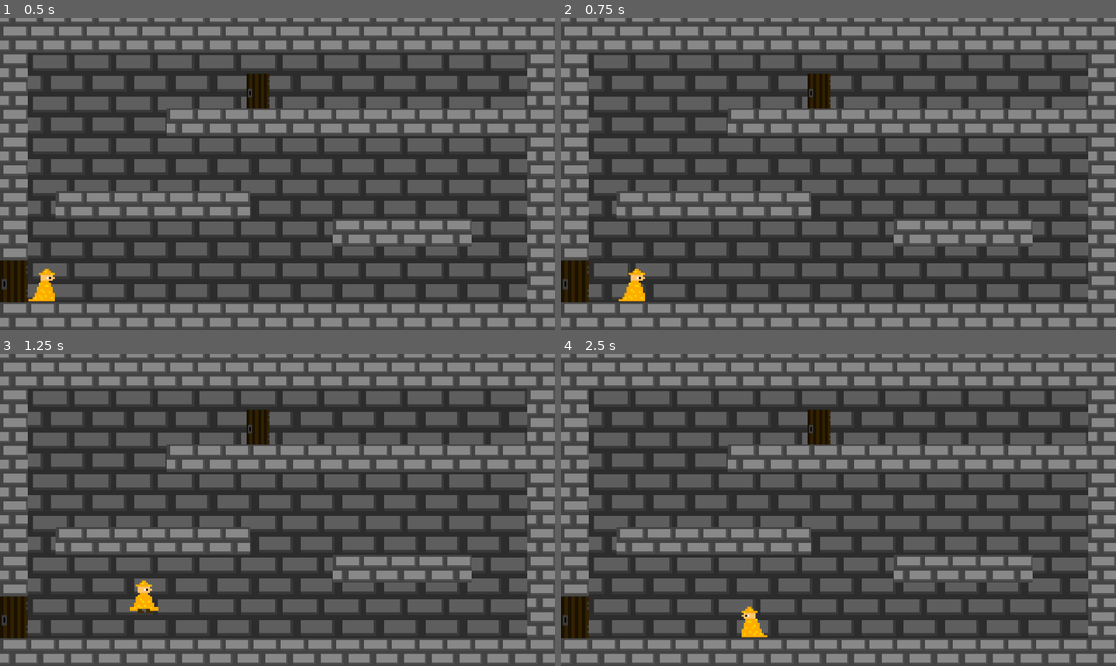
Above: before the commit, frames 1-4 (two rows, left to right).
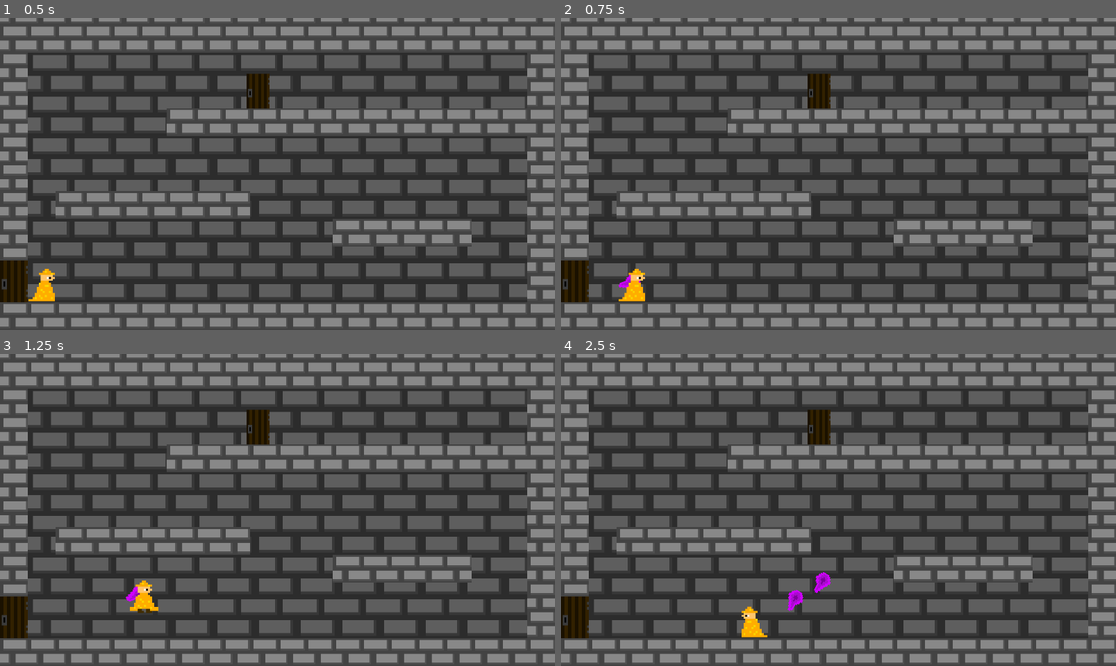
Above: after the commit, the same moments.

Repository: Gplayer128/Bouncemancer
Game: Godot game, scene res://Scenes/level2.tscn
The game is run twice, just before and just after one commit, with the same random seed, the same clock (stepped at 60 frames per second) and the same inputs. This scene is started directly instead of the project's main scene.
Inputs (mouse positions are in pixels of both pictures, inside the frame that each line leads up to):
- Up to frame 1 (0.5 s): no input
- Up to frame 2 (0.75 s): tap Enter at 0.5 s; move the mouse to (960, 158) at 0.52 s; hold D (right) from 0.53 s (still down); hold 1 (1) from 0.53 s (still down); click (960, 158) at 0.67 s
- Up to frame 3 (1.25 s): keep holding D (right); keep holding 1 (1); tap Space (jump) at 0.77 s; tap 2 (2) at 0.8 s
- Up to frame 4 (2.5 s): move the mouse to (727, 525) at 1.27 s; release 1 (1) at 1.28 s; tap 2 (2) at 1.35, 2.3 s; click (727, 525) at 1.42 s; tap Space (jump) at 1.52 s; tap 1 (1) at 1.55 s; move the mouse to (894, 441) at 2.02 s; release D (right) at 2.03 s; hold A (left) from 2.03 s (still down); hold 1 (1) from 2.03 s (still down); click (894, 441) at 2.17 s

Frame 1 is identical in both runs. In frame 2, less than 0.1% of the frame differs, in the area x 10-15%, y 82-87%; in frame 3, less than 0.1%; in frame 4, 0.3%, in the area x 40-49%, y 69-83%.

Commit message:
max trampo

Diff:
--- a/Scenes/level1.tscn
+++ b/Scenes/level1.tscn
@@ -1,6 +1,5 @@
 [gd_scene format=4 uid="uid://bhs4xchw0kadu"]
 
-[ext_resource type="Script" uid="uid://cth14aj725md7" path="res://Scripts/level_1.gd" id="1_bs12r"]
 [ext_resource type="Texture2D" uid="uid://bnwj8oeif0gl" path="res://Assets/brick_wall.png" id="1_c5erv"]
 [ext_resource type="Texture2D" uid="uid://cs8jsqkevcvtg" path="res://Assets/cracked_brick.png" id="2_didp7"]
 [ext_resource type="Texture2D" uid="uid://crf8dt0sdv0jh" path="res://Assets/background.png" id="2_lyd6k"]
@@ -52,7 +51,6 @@
 [sub_resource type="Theme" id="Theme_bs12r"]
 
 [node name="level1" type="Node2D" unique_id=490043751]
-script = ExtResource("1_bs12r")
 
 [node name="Node" type="Node" parent="." unique_id=1489354867]
 
--- a/Scenes/level2.tscn
+++ b/Scenes/level2.tscn
@@ -1,7 +1,6 @@
 [gd_scene format=4 uid="uid://62mx1tik0nlr"]
 
 [ext_resource type="Texture2D" uid="uid://bnwj8oeif0gl" path="res://Assets/brick_wall.png" id="1_1k4by"]
-[ext_resource type="Script" uid="uid://hblfsjtkfign" path="res://Scripts/level_2.gd" id="1_mhlpv"]
 [ext_resource type="Texture2D" uid="uid://c7550o7buqgpy" path="res://Assets/door.png" id="1_onqnr"]
 [ext_resource type="Texture2D" uid="uid://crf8dt0sdv0jh" path="res://Assets/background.png" id="2_dlanv"]
 [ext_resource type="Texture2D" uid="uid://cs8jsqkevcvtg" path="res://Assets/cracked_brick.png" id="2_styii"]
@@ -49,7 +48,6 @@
 
 [node name="level2" type="Node2D" unique_id=490043751]
 position = Vector2(0, -263)
-script = ExtResource("1_mhlpv")
 
 [node name="Node" type="Node" parent="." unique_id=1489354867]
 
--- a/Scripts/Global.gd
+++ b/Scripts/Global.gd
@@ -6,5 +6,3 @@
 var trampoline_unlocked = 1
 
 var player_pos
-
-var max_trampo : int
--- a/Scripts/level_1.gd
+++ /dev/null
@@ -1,6 +0,0 @@
-extends Node2D
-
-
-# Called when the node enters the scene tree for the first time.
-func _ready() -> void:
-	Global.max_trampo = 1
--- a/Scripts/level_2.gd
+++ /dev/null
@@ -1,6 +0,0 @@
-extends Node2D
-
-
-# Called when the node enters the scene tree for the first time.
-func _ready() -> void:
-	Global.max_trampo = 3
--- a/Scripts/node.gd
+++ b/Scripts/node.gd
@@ -2,17 +2,30 @@
 
 @onready var main = get_parent()
 @onready var projectile = load("res://Scenes/projectile.tscn")
-@onready var projectile2 = load("res://HighTrampoline.tscn")
+@onready var projectile2 = load("res://Scenes/projectile_2.tscn")
 
-func _ready() -> void:
-	pass
+var old_one = null
+var old_one2 = null
+var active_trampoline = null # Tracks the currently spawned trampoline
 
 func shoot1() -> void:
+	if old_one:
+		old_one.queue_free()
 	var instance = projectile.instantiate()
+	old_one = instance
 	instance.setup(Global.bullet_dir.angle(), Global.player_pos, Global.bullet_dir.angle())
 	main.add_child.call_deferred(instance)
 
 func shoot2() -> void:
-	var instance2 = projectile.instantiate()
+	if old_one2:
+		old_one2.queue_free() # Fixed: was calling old_one instead of old_one2
+	var instance2 = projectile2.instantiate()
+	old_one2 = instance2
 	instance2.setup(Global.bullet_dir.angle(), Global.player_pos, Global.bullet_dir.angle())
 	main.add_child.call_deferred(instance2)
+
+# Call this from your projectile when the trampoline spawns
+func register_trampoline(new_trampoline: Node) -> void:
+	if active_trampoline and is_instance_valid(active_trampoline):
+		active_trampoline.queue_free() # Destroy the old trampoline
+	active_trampoline = new_trampoline
--- a/Scripts/player.gd
+++ b/Scripts/player.gd
@@ -6,19 +6,20 @@
 
 var dir_start: Vector2
 
-var max_trampo : int
+var speed_multiplier: float = 1.0
 
-var speed_multiplier: float = 1.0
+var limit_set : bool
 
 const SPEED = 500.0
 const JUMP_VELOCITY = -400.0
 
 func _ready() -> void:
-	max_trampo = Global.max_trampo
+	limit_set = false
 	bullet_manager_var = get_tree().get_root().get_node("/root/BulletManager")
 
 func _process(delta: float) -> void:
 	# Use global_position to match global mouse coordinates
+
 	dir_start = player.global_position
 
 	if Input.is_action_just_pressed("Restart"):
@@ -56,13 +57,11 @@
 
 
 func _input(event: InputEvent) -> void:
-	if max_trampo > 0:
-		max_trampo -= 1
-		if event.is_action_pressed("1"):
-			Global.player_pos = player.global_position
-			Global.bullet_dir = get_global_mouse_position() - player.global_position
-			bullet_manager_var.shoot1()
-		elif event.is_action_pressed("2"):
-			Global.player_pos = player.global_position
-			Global.bullet_dir = get_global_mouse_position() - player.global_position
-			bullet_manager_var.shoot2()
+	if event.is_action_pressed("1"):
+		Global.player_pos = player.global_position
+		Global.bullet_dir = get_global_mouse_position() - player.global_position
+		bullet_manager_var.shoot1()
+	elif event.is_action_pressed("2"):
+		Global.player_pos = player.global_position
+		Global.bullet_dir = get_global_mouse_position() - player.global_position
+		bullet_manager_var.shoot2()
--- a/Scripts/projectile_2.gd
+++ b/Scripts/projectile_2.gd
@@ -2,7 +2,7 @@
 
 @export var speed: float = 500.0
 
-var trampoline_inst = preload("res://HighTrampoline.tscn")
+var trampoline_instance = preload("res://HighTrampoline.tscn")
 
 var num
 var hit_wall : bool
@@ -44,7 +44,7 @@
 		anim_player.play("hit2")
 		num += 1
 	else:
-		var instantiated_node = trampoline_inst.instantiate()
+		var instantiated_node = trampoline_instance.instantiate()
 		get_tree().current_scene.add_child(instantiated_node)
 		instantiated_node.global_position = global_position
 		queue_free()
Not shown: 1 places in Scenes/level5.tscn that only renumber resources
Not shown, removed: Scripts/level_1.gd.uid
Not shown, removed: Scripts/level_2.gd.uid
